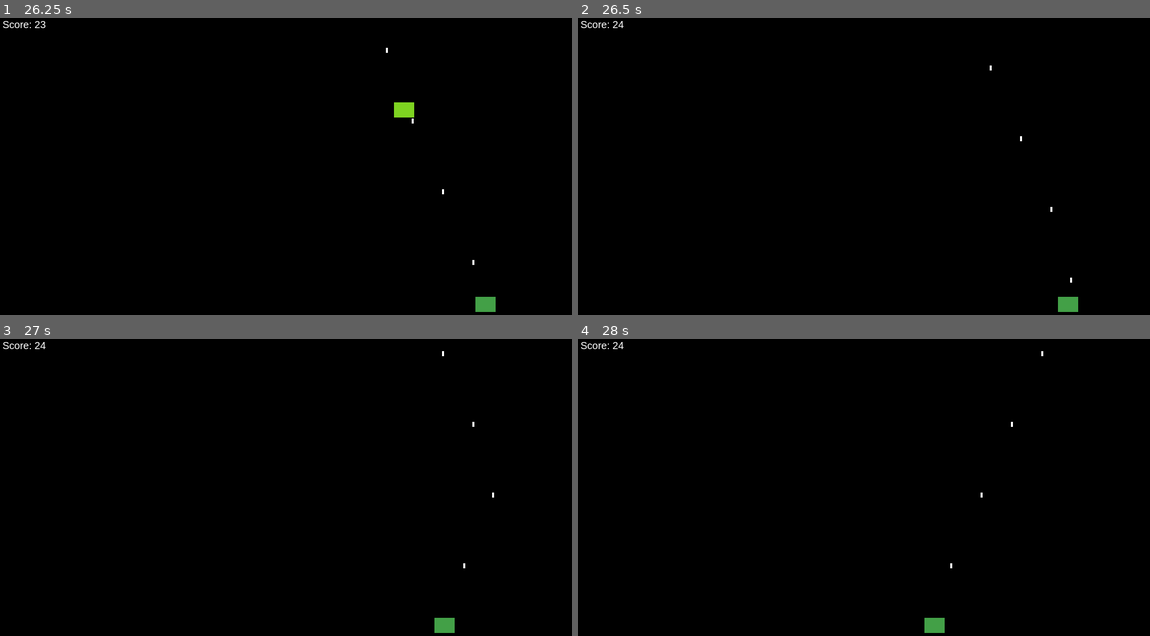
Above: before the commit, frames 1-4 (two rows, left to right).
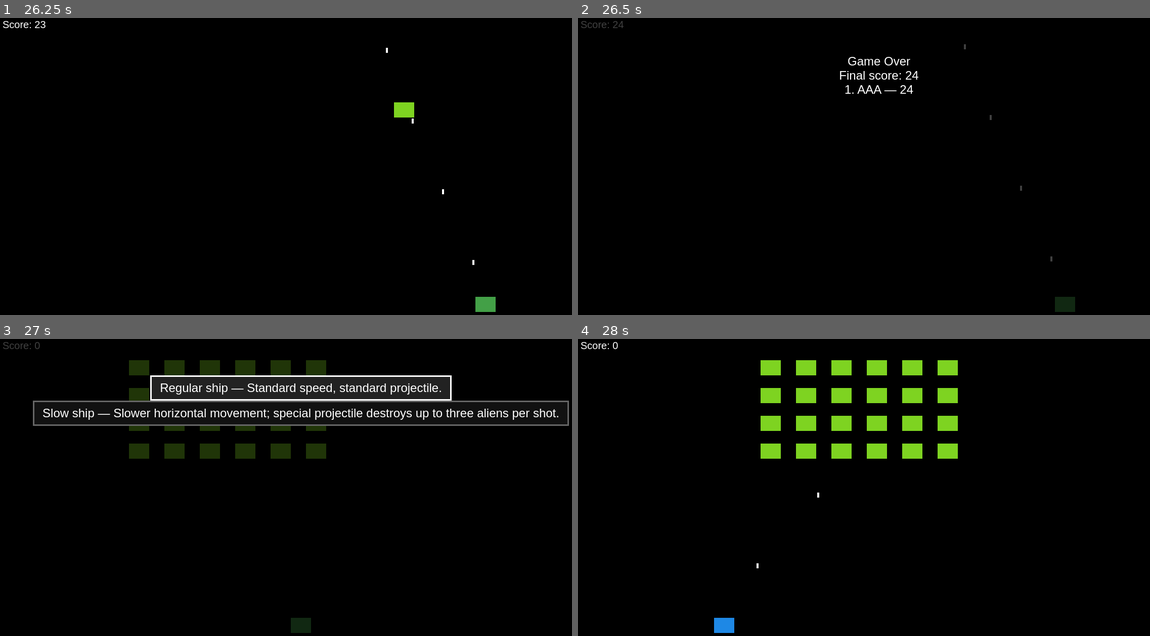
Above: after the commit, the same moments.

Repository: akmaier/AlienInvasion
Game: browser game, page index.html
The game is run twice, just before and just after one commit, with the same random seed, the same clock (stepped at 60 frames per second) and the same inputs.
Inputs:
- Up to frame 1 (26.25 s): hold Right 1.03-2.28 s; tap Space every 0.33 s from 1.1 to 26.1 s; hold Right 2.33-3.33 s; hold Left 3.38-4.88 s; hold Left 4.93-5.6 s; hold Right 5.65-6.9 s; hold Right 6.95-7.95 s; hold Left 8-9.5 s; hold Left 9.55-10.22 s; hold Right 10.27-11.52 s; hold Right 11.57-12.57 s; hold Left 12.62-14.12 s; hold Left 14.17-14.83 s; hold Right 14.88-16.13 s; hold Right 16.18-17.18 s; hold Left 17.23-18.73 s; hold Left 18.78-19.45 s; hold Right 19.5-20.75 s; hold Right 20.8-21.8 s; hold Left 21.85-23.35 s; hold Left 23.4-24.07 s; hold Right 24.12-25.37 s; hold Right from 25.42 s (still down)
- Up to frame 2 (26.5 s): release Right at 26.42 s; tap Space at 26.43 s; hold Left from 26.47 s (still down)
- Up to frame 3 (27 s): keep holding Left; tap Space at 26.77 s
- Up to frame 4 (28 s): tap Space at 27.1, 27.43, 27.77 s; release Left at 27.97 s

Frame 1 is identical in both runs. In frame 2, 0.7% of the frame differs, in the area x 0-88%, y 1-99%; in frame 3, 9.6%, in the area x 0-100%, y 1-99%; in frame 4, 4.8%.

Commit message:
fix: end the game when every alien is destroyed (GAME END ALL ALIENS DESTROYED)
checkGameOver returned early once no alien was left, so a player who
destroyed the whole formation was stuck on an empty screen. Ending the
game there makes the final score, the initials prompt and the session
highscore list apply exactly as after any other game over, as the
accepted requirement states.

Diff:
--- a/src/game-logic/GameSession.js
+++ b/src/game-logic/GameSession.js
@@ -205,7 +205,13 @@
 
   checkGameOver() {
     const aliens = this.formation.aliens;
-    if (aliens.length === 0) return;
+    if (aliens.length === 0) {
+      // GAME END ALL ALIENS DESTROYED: destroying every alien ends the game;
+      // the end shows as a game over does, so final score, initials and the
+      // session highscore list apply unchanged.
+      this.gameOver();
+      return;
+    }
     if (
       CollisionSystem.checkAlienGround(aliens, this.ship.y) ||
       CollisionSystem.checkAlienShip(aliens, this.ship)
